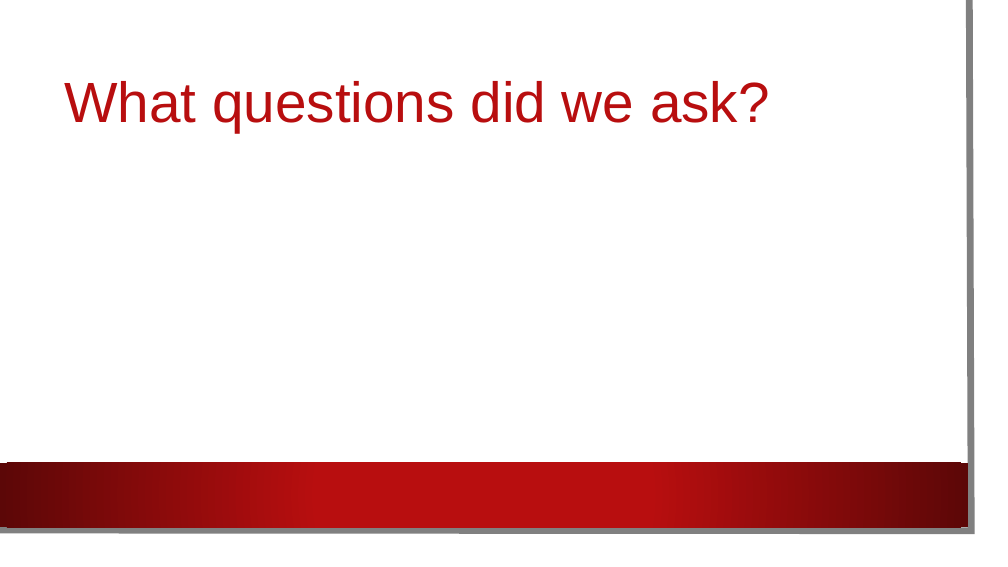
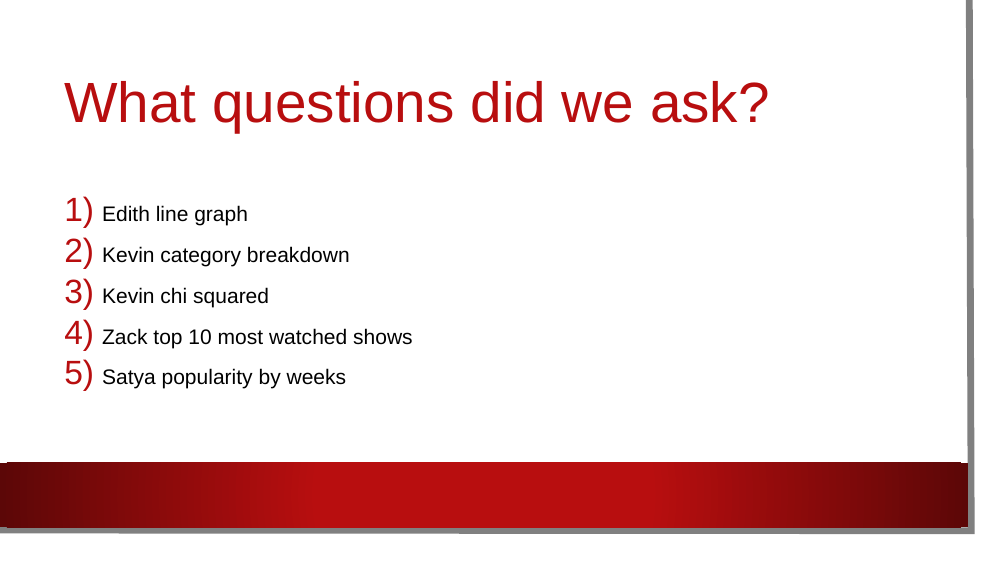
Before and after one commit to EdithLotterman/Project-1-Team-8, a slide deck: slide 3 of Netflix_Comparison.pptx. Drawn at 1008x567 pixels with LibreOffice and Linux fonts; fonts in the diff are those of the drawing; background and template pictures are left out. Boxes give left, top, right and bottom in pixels: in the first picture for what was removed or moved away, otherwise in the second. Text is boxed around its words. In the diff, an @@ line names an element or a change of style, - is before the commit and + after.

```diff
--- a/Netflix_Comparison.pptx
+++ b/Netflix_Comparison.pptx
@@ text added at <box>102,205,413,389</box>, 20 pt, text #000000 @@
+1) Edith line graph
+2) Kevin category breakdown
+3) Kevin chi squared
+4) Zack top 10 most watched shows
+5) Satya popularity by weeks
```
Also in this commit, not shown: 1 other slide changed, 1 other file.
